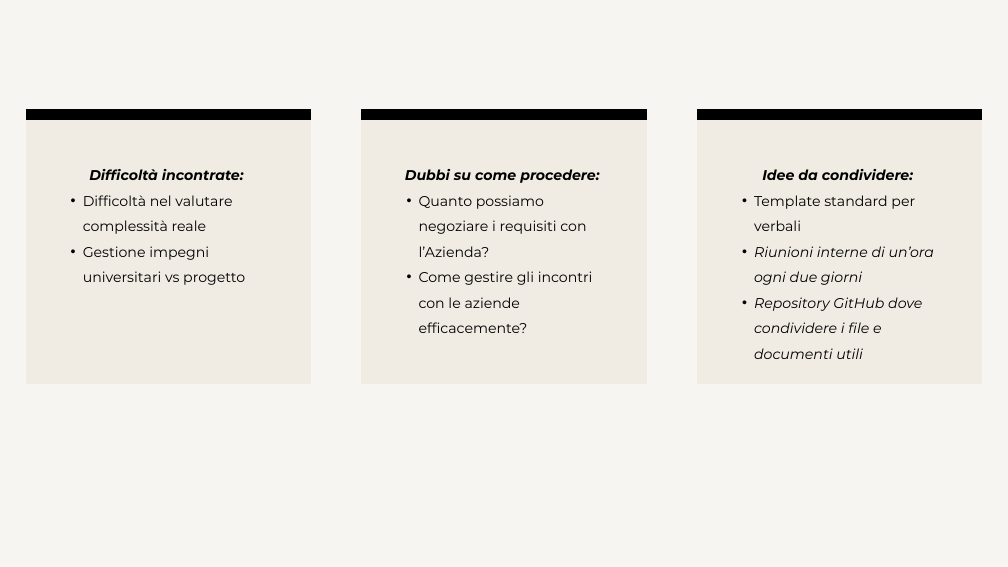
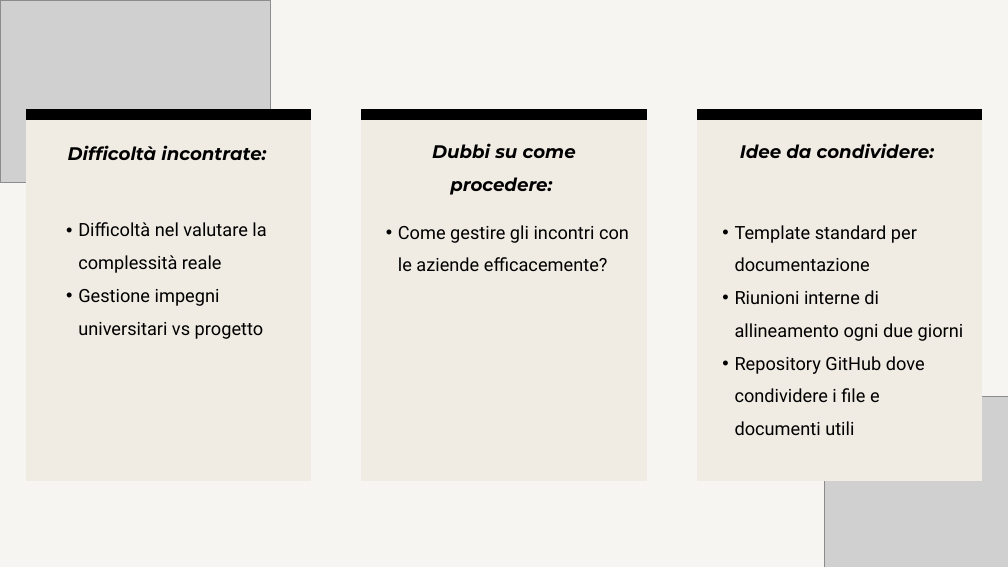
Before and after one commit to BugBustersUnipd/DocumentazioneSWE, a slide deck: slide 4 of DIARIO DI BORDO/Diario di bordo.pptx. Drawn at 1008x567 pixels with LibreOffice and Linux fonts; fonts in the diff are those of the drawing; grey boxes stand for pictures. Boxes give left, top, right and bottom in pixels: in the first picture for what was removed or moved away, otherwise in the second. Text is boxed around its words. In the diff, an @@ line names an element or a change of style, - is before the commit and + after.

```diff
--- a/DIARIO DI BORDO/Diario di bordo.pptx
+++ b/DIARIO DI BORDO/Diario di bordo.pptx
@@ picture added at (0, 0, 271, 183) @@
@@ freeform shape: place and size @@
-freeform shape at (26, 109, 311, 384)
+freeform shape at (26, 109, 311, 481)
@@ freeform shape: place and size @@
-freeform shape at (361, 109, 647, 384)
+freeform shape at (361, 109, 647, 481)
@@ freeform shape: place and size @@
-freeform shape at (697, 109, 982, 384)
+freeform shape at (697, 109, 982, 481)
@@ text added at (68, 145, 266, 160), 26 pt, text #000000, bold, italic @@
+Difficoltà incontrate:
@@ text "Dubbi su come procedere:": place and size @@
-text "Dubbi su come procedere:" at (405, 169, 599, 333)
+text "Dubbi su come procedere:" at (432, 143, 576, 195)
@@ text "Dubbi su come procedere:" at (432, 143, 576, 195): size 20.2 to 26 pt @@
@@ text added at (740, 143, 934, 158), 26 pt, text #000000, bold, italic @@
+Idee da condividere:
@@ text "Difficoltà nel valutare la complessità ...": place and size @@
-text "Difficoltà nel valutare la complessità ..." at (83, 169, 245, 285)
+text "Difficoltà nel valutare la complessità ..." at (78, 222, 266, 339)
@@ text at (419, 195, 593, 333): paragraphs removed @@
-  • Quanto possiamo negoziare i requisiti con l’Azienda?
-  • Come gestire gli incontri con le aziende efficacemente?
@@ text "Template standard per documentazione": place and size @@
-text "Template standard per documentazione" at (754, 169, 934, 359)
+text "Template standard per documentazione" at (735, 225, 964, 435)
@@ text at (78, 222, 266, 273): text changed; size 20.2 to 26 pt; font Montserrat to Roboto @@
-Difficoltà incontrate:
-  • Difficoltà nel valutare complessità reale
+  • Difficoltà nel valutare la complessità reale
@@ text added at (398, 225, 629, 271), 26 pt, text #000000 @@
+  • Come gestire gli incontri con le aziende efficacemente?
@@ text at (735, 225, 964, 341): text changed; size 20.2 to 26 pt; font Montserrat to Roboto; italic off @@
-Idee da condividere:
-  • Template standard per verbali
-  • Riunioni interne di un’ora ogni due giorni
+  • Template standard per documentazione
+  • Riunioni interne di allineamento ogni due giorni
@@ text at (78, 289, 264, 339): size 20.2 to 26 pt, font Montserrat to Roboto in "Gestione impegni universitari vs progetto" @@
@@ text at (735, 356, 925, 435): size 20.2 to 26 pt, font Montserrat to Roboto, italic off in "Repository GitHub dove condividere i file e ..." @@
@@ picture added at (825, 397, 1008, 567) @@
```
Also in this commit, not shown: 2 other slides changed, 3 other files.
